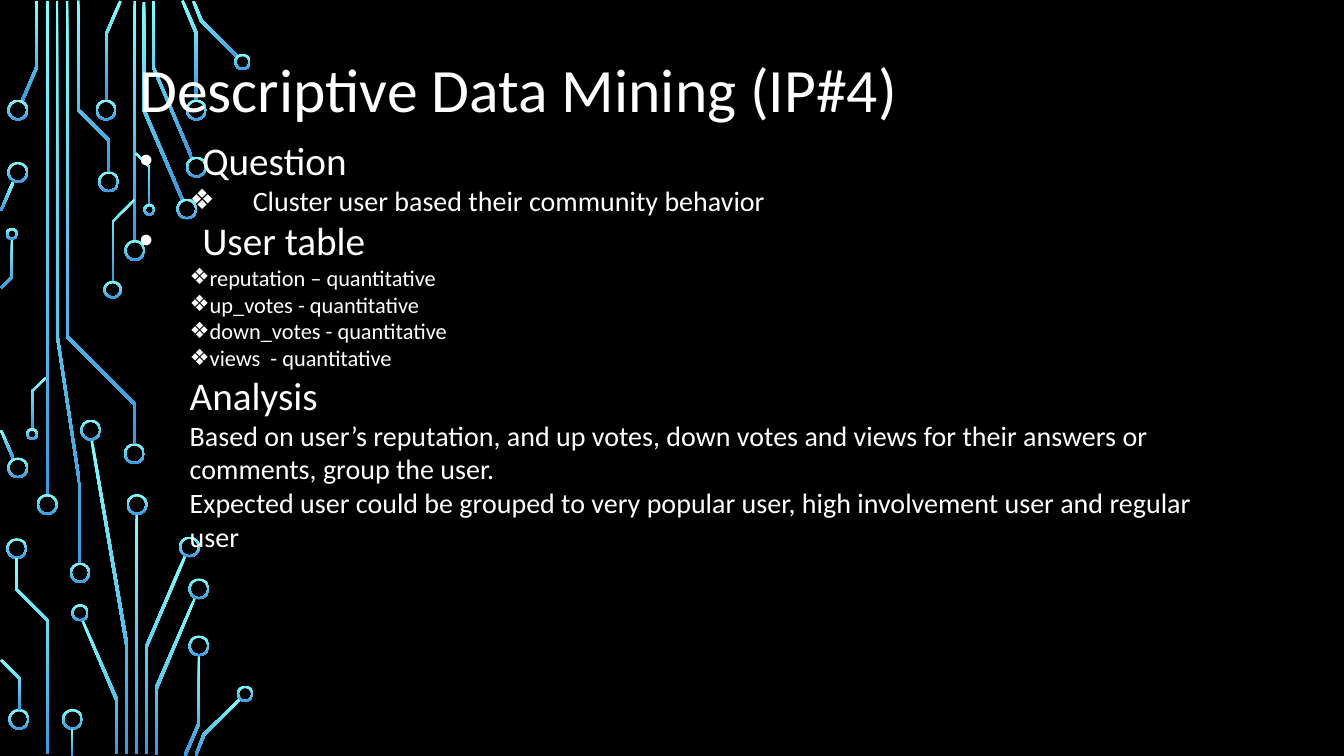
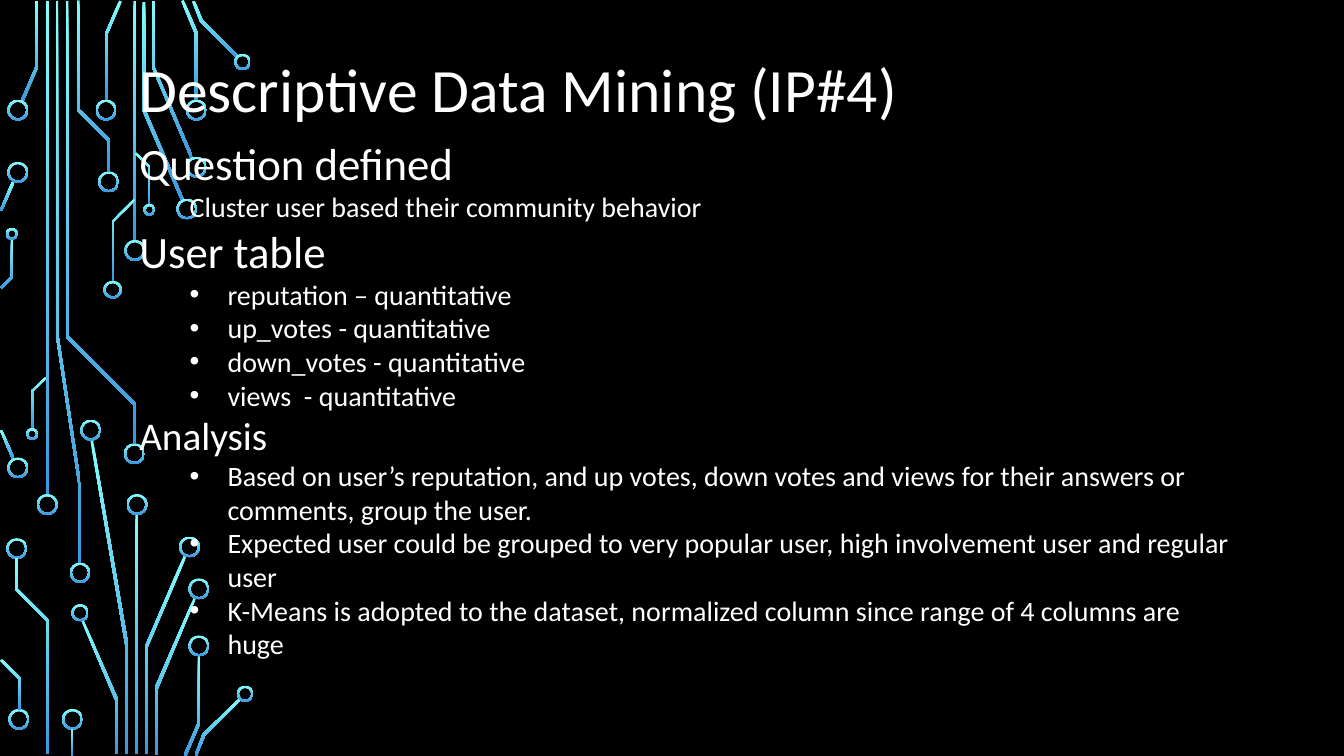
Before and after one commit to billyean/anna, a slide deck: slide 9 of Data Analytics and Information Virtualization Project.pptx. Drawn at 1344x756 pixels with LibreOffice and Linux fonts; fonts in the diff are those of the drawing; background and template pictures are left out. Boxes give left, top, right and bottom in pixels: in the first picture for what was removed or moved away, otherwise in the second. Text is boxed around its words. In the diff, an @@ line names an element or a change of style, - is before the commit and + after.

Commit message:
Update Presentation

```diff
--- a/Data Analytics and Information Virtualization Project.pptx
+++ b/Data Analytics and Information Virtualization Project.pptx
@@ text at bbox=[139, 143, 453, 192]: text changed; size 28 to 32 pt @@
-• Question
+Question defined
@@ text at bbox=[139, 197, 1228, 588]: size 28 to 32 pt in "User table"; size 16 to 20 pt in "reputation – quantitative", "up_votes - quantitative", "down_votes - quantitative", "views - quantitative"; bullet ❖ to none; bullet • to none; bullet ❖ to •; list level 2 to 1 in "Analysis"; bullet none to • @@
@@ text at bbox=[228, 601, 1180, 659]: paragraph added @@
+  • K-Means is adopted to the dataset, normalized column since range of 4 columns are huge
```
Also in this commit, not shown: 1 other slide changed, 3 other files.
